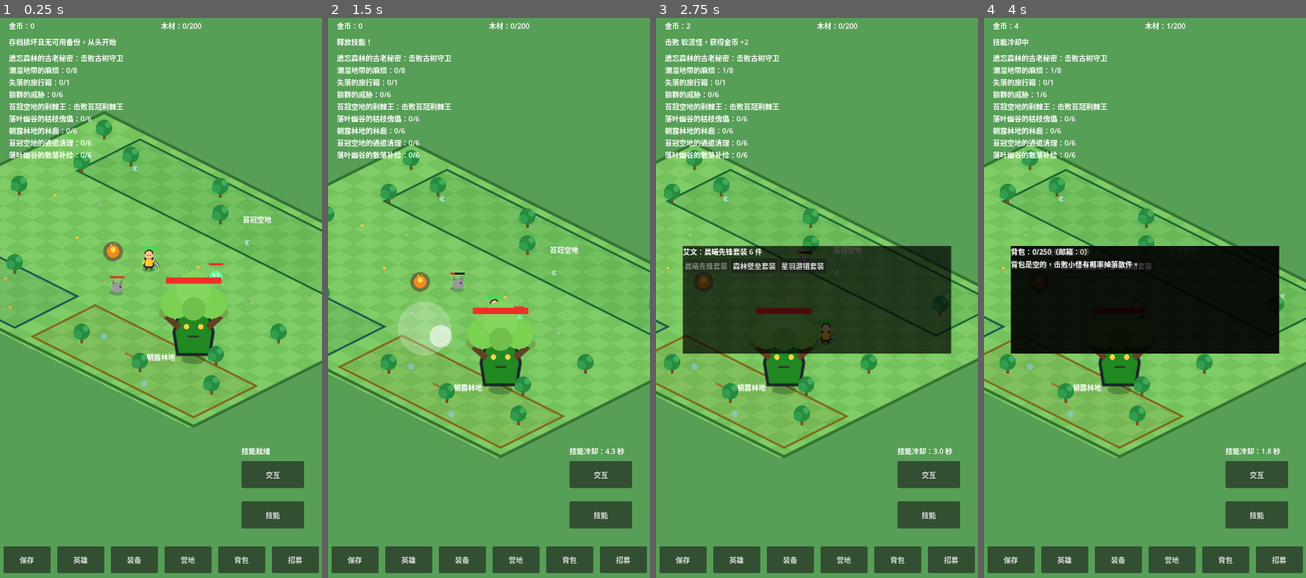
Above: before the commit, frames 1-4 (left to right).
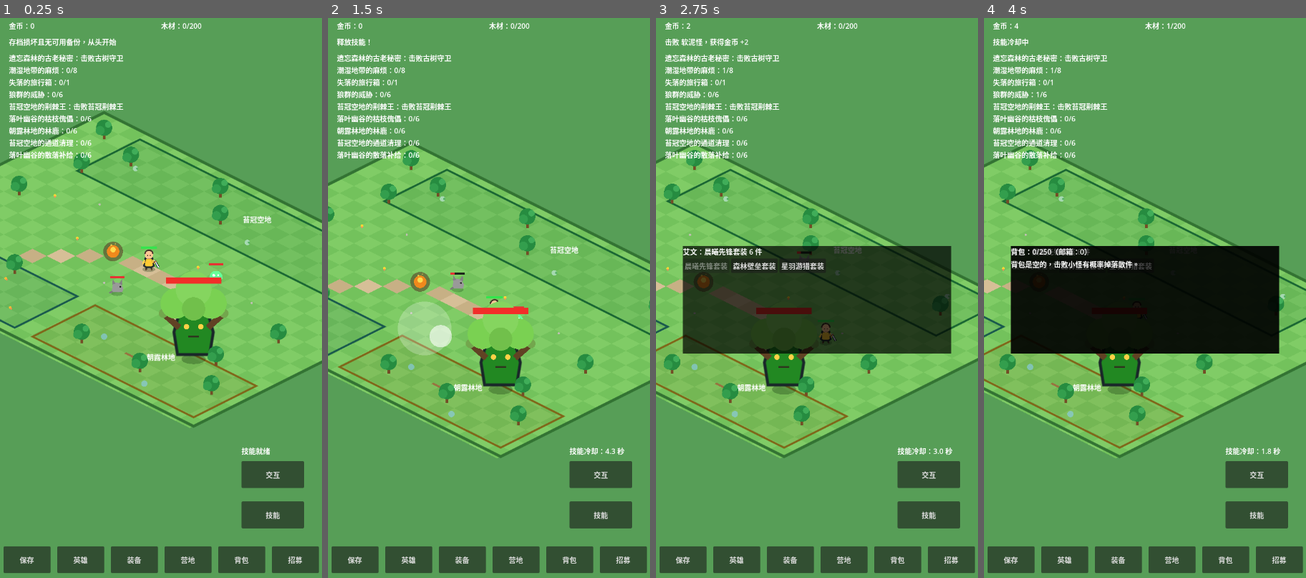
Above: after the commit, the same moments.

Repository: oneyi53/game
Game: Godot game, scene res://scenes/main.tscn
Same seed, same stepped clock (60 frames per second), same inputs: the game is played once before the commit and once after it.
Inputs (mouse positions are in pixels of both pictures, inside the frame that each line leads up to):
- Up to frame 1 (0.25 s): no input
- Up to frame 2 (1.5 s): tap Enter at 0.5 s; move the mouse to (559, 270) at 0.52 s; hold Right (ui_right) 0.53-1.25 s; tap E at 0.6 s; click (559, 270) at 0.67 s; tap Space at 0.77 s; drag from (424, 326) to (598, 410) at 1.27 s
- Up to frame 3 (2.75 s): move the mouse to (849, 174) at 2.02 s; hold Right (ui_right) from 2.03 s (still down); tap Q at 2.1 s
- Up to frame 4 (4 s): release Right (ui_right) at 2.75 s; drag from (1128, 415) to (1048, 214) at 2.77 s; move the mouse to (1241, 387) at 3.52 s; hold Left (ui_left) from 3.53 s (still down); tap B at 3.6 s; tap Space at 3.77 s

The runs differ from the first frame. In frame 1, 0.7% of the frame differs, in the area x 6-55%, y 41-54%; in frame 2, 0.7%, in the area x 0-49%, y 46-60%; in frame 3, 0.5%; in frame 4, 0.1%.

Commit message:
art: add fixed warm stone path tiles

Diff:
--- a/scripts/core/map.gd
+++ b/scripts/core/map.gd
@@ -58,6 +58,17 @@
             var tile_color: Color = Color(0.45, 0.76, 0.36) if odd else Color(0.5, 0.8, 0.4)
             _draw_ground_tile(xi, yi, tile_color)
 
+    # Warm stone paths are fixed visual tiles; they do not alter
+    # collision, movement or any logical region coordinates.
+    var path_tiles: Array = [
+        Vector2(704.0, 576.0), Vector2(768.0, 576.0), Vector2(832.0, 576.0),
+        Vector2(896.0, 576.0), Vector2(960.0, 640.0), Vector2(1024.0, 704.0),
+        Vector2(576.0, 640.0), Vector2(512.0, 704.0), Vector2(448.0, 768.0)
+    ]
+    for i in range(path_tiles.size()):
+        var path_color: Color = Color(0.78, 0.69, 0.52) if i % 2 == 0 else Color(0.84, 0.75, 0.59)
+        _draw_ground_tile(int(path_tiles[i].x), int(path_tiles[i].y), path_color)
+
     var map_outline := WorldProjectionScript.map_corners()
     map_outline.append(map_outline[0])
     draw_polyline(map_outline, Color(0.2, 0.45, 0.2), 5.0, true)
